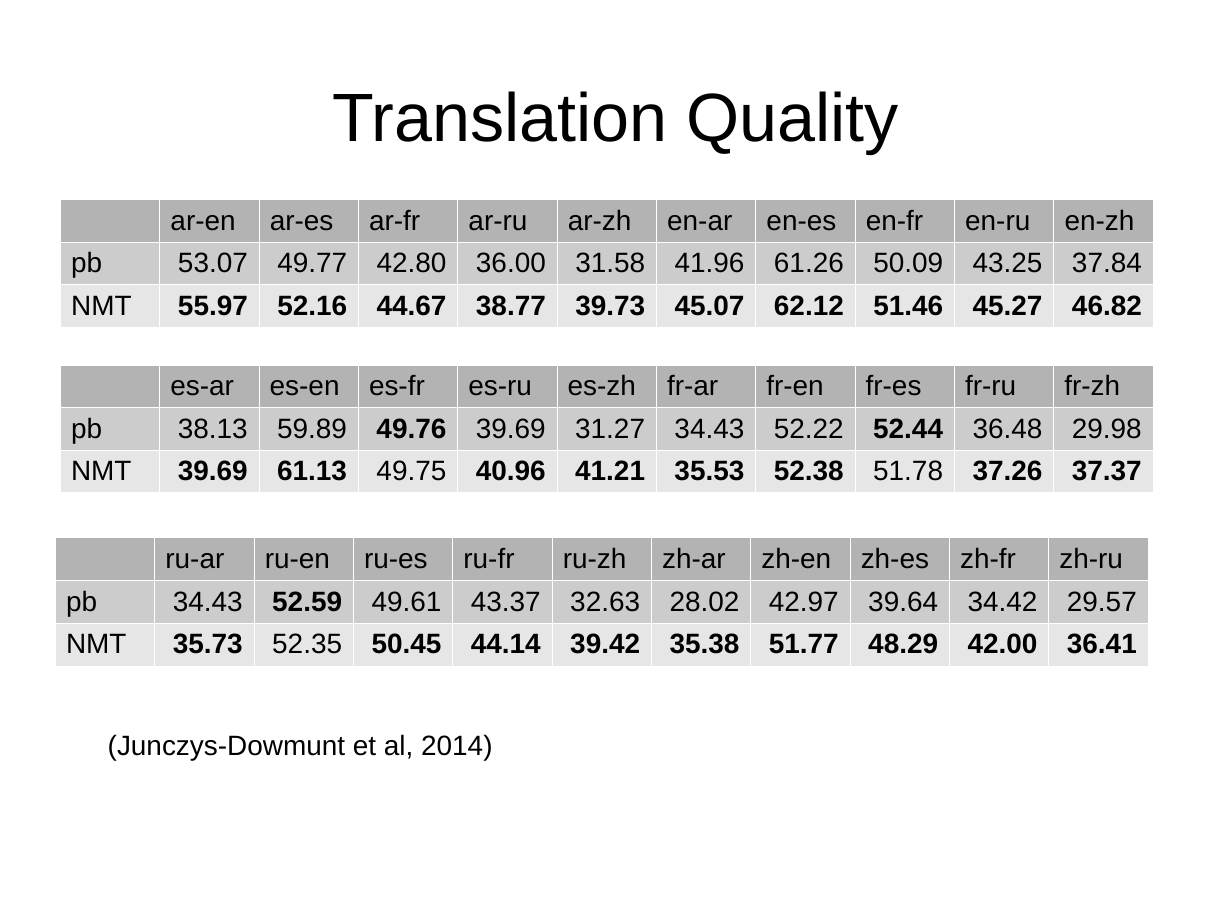
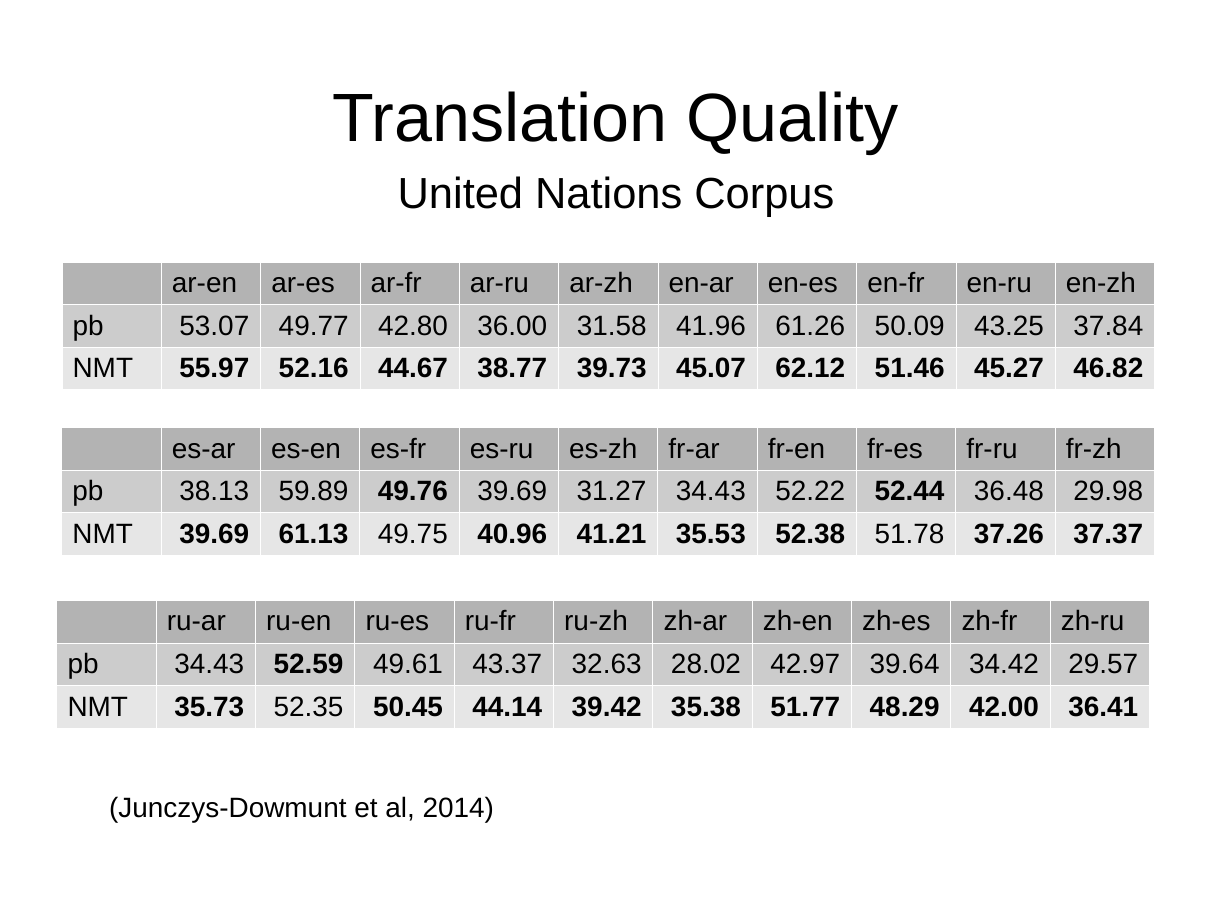
Before and after one commit to hieuhoang/papers, a slide deck: slide 3 of mtma17/slides.pptx. Drawn at 1232x924 pixels with LibreOffice and Linux fonts; fonts in the diff are those of the drawing. Boxes give left, top, right and bottom in pixels: in the first picture for what was removed or moved away, otherwise in the second. Text is boxed around its words. In the diff, an @@ line names an element or a change of style, - is before the commit and + after.

```diff
--- a/mtma17/slides.pptx
+++ b/mtma17/slides.pptx
@@ text added at <box>398,176,834,217</box>, 28 pt, text #000000 @@
+United Nations Corpus
@@ table: place and size @@
-table at <box>60,199,1155,328</box>
+table at <box>61,262,1156,396</box>
@@ table: place and size @@
-table at <box>60,364,1155,493</box>
+table at <box>61,427,1156,561</box>
@@ table: place and size @@
-table at <box>55,538,1149,666</box>
+table at <box>57,600,1152,735</box>
@@ text "(Junczys-Dowmunt et al, 2014)": place and size @@
-text "(Junczys-Dowmunt et al, 2014)" at <box>108,734,492,760</box>
+text "(Junczys-Dowmunt et al, 2014)" at <box>109,796,494,822</box>
```
Also in this commit, not shown: 6 slides added, 1 slide removed.
